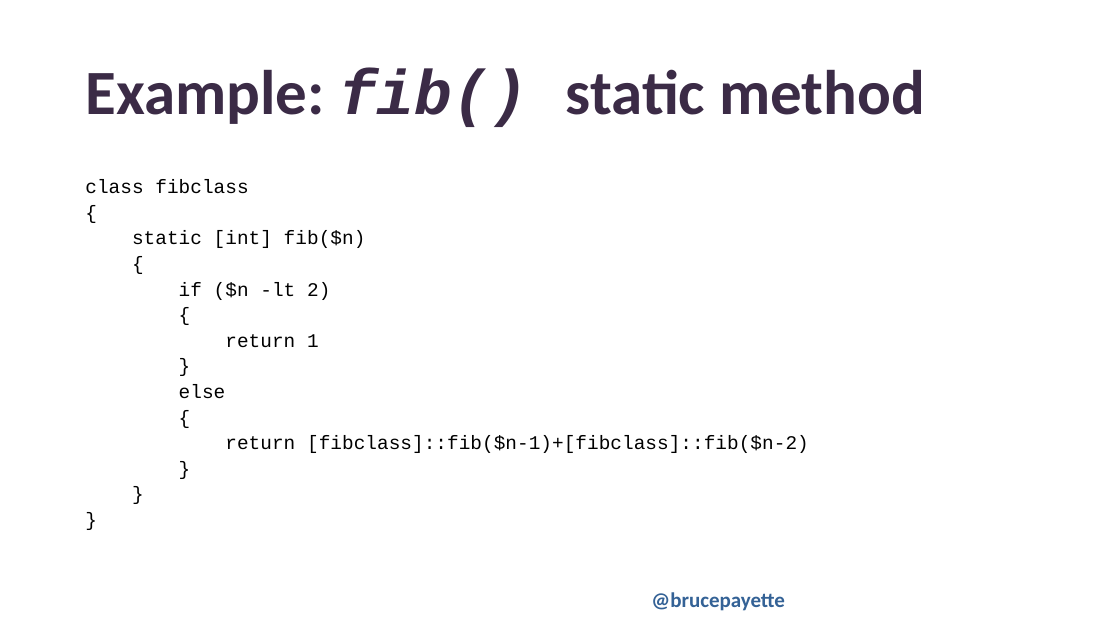
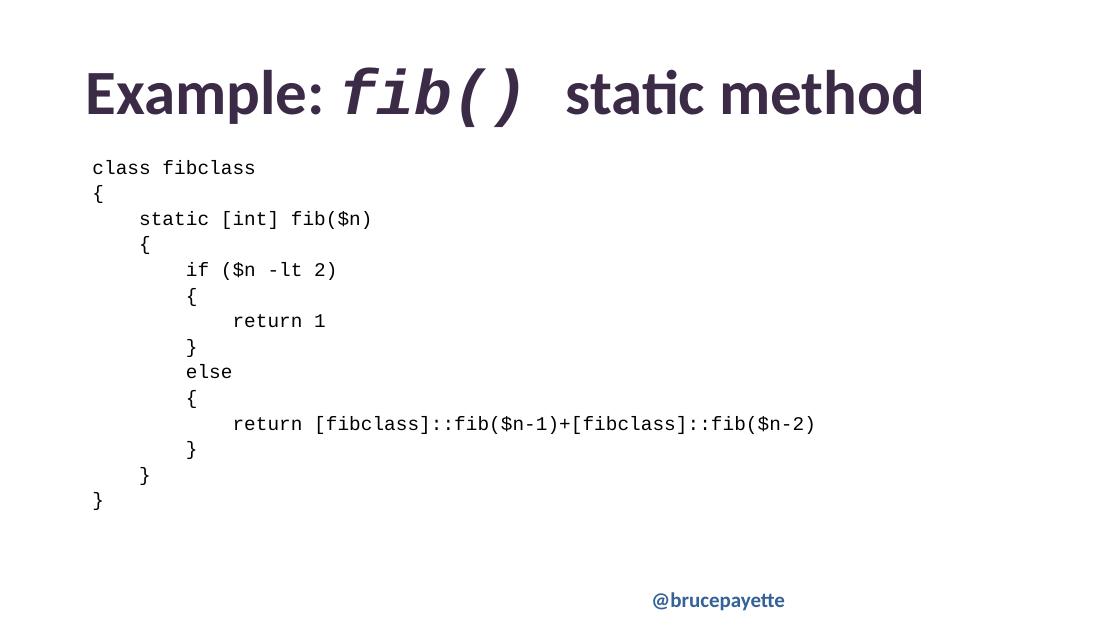
Before and after one commit to BrucePay/TinyLang, a slide deck: slide 14 of PSCONFEU23_payette_tiny.pptx (slide 13 before the commit). Drawn at 1120x630 pixels with LibreOffice and Linux fonts; fonts in the diff are those of the drawing; background and template pictures are left out. Boxes give left, top, right and bottom in pixels: in the first picture for what was removed or moved away, otherwise in the second. Text is boxed around its words. In the diff, an @@ line names an element or a change of style, - is before the commit and + after.

```diff
--- a/PSCONFEU23_payette_tiny.pptx
+++ b/PSCONFEU23_payette_tiny.pptx
@@ text "class fibclass": place and size @@
-text "class fibclass" at <box>85,180,809,453</box>
+text "class fibclass" at <box>92,160,816,434</box>
```
Also in this commit, not shown: 4 other slides changed, 1 slide added.
